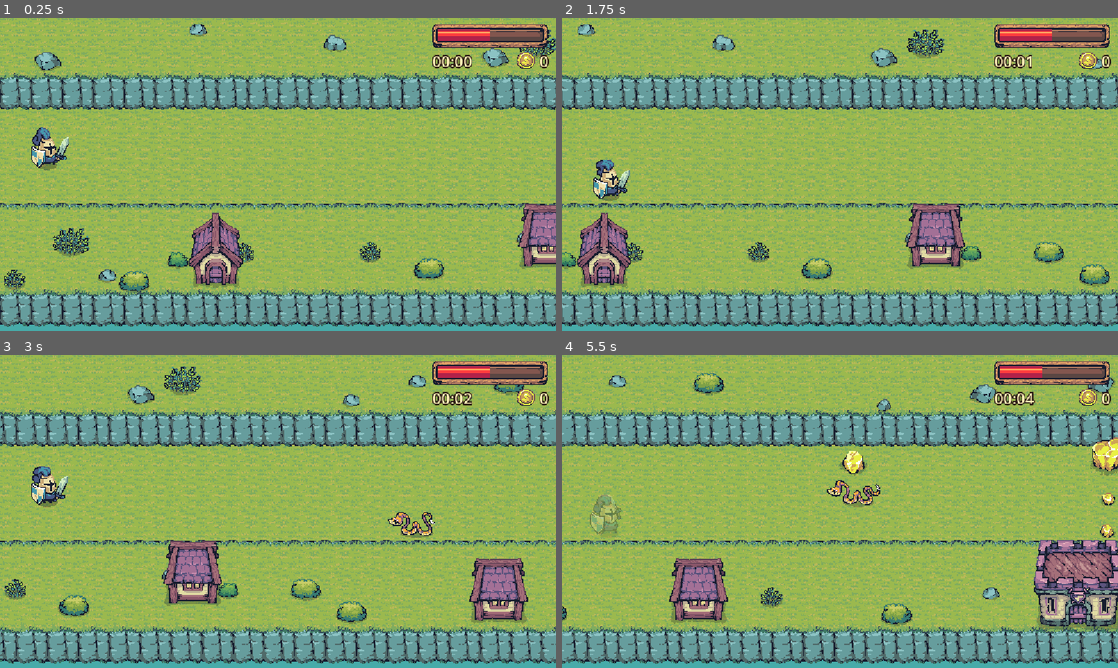
Above: before the commit, frames 1-4 (two rows, left to right).
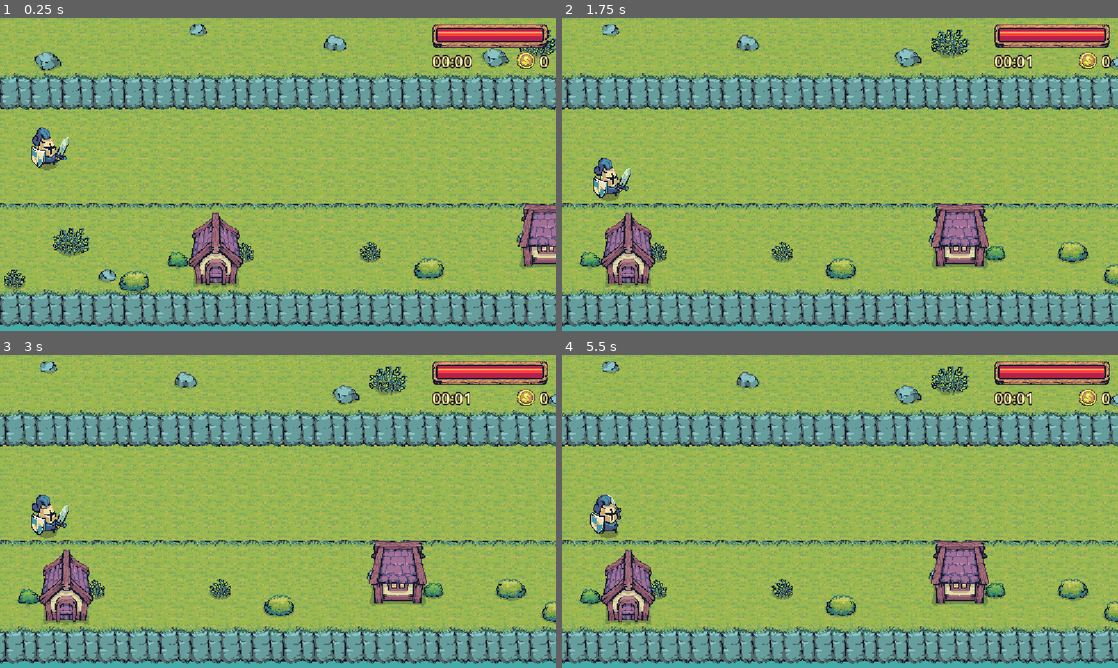
Above: after the commit, the same moments.

Repository: interactivelabs/rhythm-game-gd
Game: Godot game, scene res://scenes/main.tscn
Two runs of this game, one before a commit and one after it. Both use one fixed random seed, a clock stepped at 60 frames per second and the inputs below. Sound files missing from this copy of the repository are replaced by a short silence.
Inputs:
- Up to frame 1 (0.25 s): no input
- Up to frame 2 (1.75 s): hold D (move_right) 0.53-1.28 s; hold Space (attack) 0.53-1.28 s; hold S (move_down) from 1.28 s (still down); tap Space (attack) at 1.35 s
- Up to frame 3 (3 s): release S (move_down) at 2.03 s; hold D (move_right) 2.03-2.78 s; hold Space (attack) 2.03-2.78 s; hold W (move_up) from 2.78 s (still down); tap Space (attack) at 2.85 s
- Up to frame 4 (5.5 s): release W (move_up) at 3.53 s; hold Space (attack) 3.53-4.28 s; hold S (move_down) from 3.53 s (still down); tap Space (attack) at 4.35 s; hold Space (attack) from 5.03 s (still down)

The runs differ from the first frame. In frame 1, 0.4% of the frame differs, in the area x 88-98%, y 3-8%; in frame 2, 54%; in frame 3, 58%; in frame 4, 59%, in the area x 0-100%, y 0-99%.

Commit message:
Added music

Diff:
--- /dev/null
+++ b/default_bus_layout.tres
@@ -0,0 +1,14 @@
+[gd_resource type="AudioBusLayout" format=3 uid="uid://csolgy1s634bn"]
+
+[sub_resource type="AudioEffectPitchShift" id="music_pitch_shift"]
+resource_name = "PitchShift"
+
+[resource]
+bus/1/name = &"Music"
+bus/1/solo = false
+bus/1/mute = false
+bus/1/bypass_fx = false
+bus/1/volume_db = 0.0
+bus/1/send = &"Master"
+bus/1/effect/0/effect = SubResource("music_pitch_shift")
+bus/1/effect/0/enabled = true
--- a/scenes/main.tscn
+++ b/scenes/main.tscn
@@ -10,15 +10,7 @@
 [ext_resource type="Resource" uid="uid://bjruacs2ld1nb" path="res://resources/decorations/bottom_buildings.tres" id="6_bld"]
 [ext_resource type="Script" uid="uid://cft6witr1ncgq" path="res://scripts/world_scroll_parallax.gd" id="7_scroll"]
 [ext_resource type="Script" uid="uid://bbofnv3cnfrax" path="res://scripts/pickup_data.gd" id="8_0ld40"]
-[ext_resource type="Script" path="res://scripts/pickup_pool.gd" id="8_pick"]
-[ext_resource type="PackedScene" path="res://scenes/pickup.tscn" id="12_pickup_scene"]
-[ext_resource type="Script" path="res://scripts/enemy_pool.gd" id="13_enemy_pool"]
-[ext_resource type="PackedScene" path="res://scenes/enemy.tscn" id="14_enemy_scene"]
-[ext_resource type="Script" path="res://scripts/enemy_data.gd" id="15_enemy_data"]
-[ext_resource type="Resource" path="res://resources/enemies/snake.tres" id="16_snake"]
-[ext_resource type="Resource" path="res://resources/enemies/thief.tres" id="16_thief"]
-[ext_resource type="Resource" path="res://resources/enemies/bear.tres" id="16_bear"]
-[ext_resource type="Script" path="res://scripts/lane_director.gd" id="17_director"]
+[ext_resource type="Script" uid="uid://dhoyfaimgbmx1" path="res://scripts/pickup_pool.gd" id="8_pick"]
 [ext_resource type="Resource" uid="uid://cu1pkltu175n7" path="res://resources/pickups/gold_1.tres" id="9_gold_1"]
 [ext_resource type="Resource" uid="uid://3kol4fxn1rpn" path="res://resources/pickups/gold_2.tres" id="9_gold_2"]
 [ext_resource type="Resource" uid="uid://bni7uif0sqld7" path="res://resources/pickups/gold_3.tres" id="9_gold_3"]
@@ -27,6 +19,16 @@
 [ext_resource type="Resource" uid="uid://w6yl1p0jh6lb" path="res://resources/pickups/gold_6.tres" id="9_gold_6"]
 [ext_resource type="Resource" path="res://resources/pickups/meat.tres" id="9_meat"]
 [ext_resource type="PackedScene" uid="uid://cli1v0jspfsiw" path="res://scenes/ui/hud.tscn" id="11_hud"]
+[ext_resource type="PackedScene" path="res://scenes/pickup.tscn" id="12_pickup_scene"]
+[ext_resource type="Script" uid="uid://du6vu4ajhwrw3" path="res://scripts/enemy_pool.gd" id="13_enemy_pool"]
+[ext_resource type="PackedScene" uid="uid://bdkks35xowd7q" path="res://scenes/enemy.tscn" id="14_enemy_scene"]
+[ext_resource type="Script" uid="uid://d362nj2bx5gre" path="res://scripts/enemy_data.gd" id="15_enemy_data"]
+[ext_resource type="Resource" path="res://resources/enemies/bear.tres" id="16_bear"]
+[ext_resource type="Resource" path="res://resources/enemies/snake.tres" id="16_snake"]
+[ext_resource type="Resource" path="res://resources/enemies/thief.tres" id="16_thief"]
+[ext_resource type="Script" uid="uid://xwgug588qvmy" path="res://scripts/lane_director.gd" id="17_director"]
+[ext_resource type="Script" uid="uid://sp7ddxj0xo32" path="res://scripts/music.gd" id="18_music"]
+[ext_resource type="AudioStream" uid="uid://bgw1tmy1lc2no" path="res://assets/Music/zara-larsson-lush-life.mp3" id="19_song"]
 
 [node name="main" type="Node2D" unique_id=277463119]
 script = ExtResource("1_sugp2")
@@ -60,18 +62,18 @@
 [node name="Pickups" type="Node2D" parent="." unique_id=1088033117 node_paths=PackedStringArray("player")]
 y_sort_enabled = true
 script = ExtResource("8_pick")
+pickups = Array[ExtResource("8_0ld40")]([ExtResource("9_gold_1"), ExtResource("9_gold_2"), ExtResource("9_gold_3"), ExtResource("9_gold_4"), ExtResource("9_gold_5"), ExtResource("9_gold_6"), ExtResource("9_meat")])
 item_scene = ExtResource("12_pickup_scene")
-pickups = Array[ExtResource("8_0ld40")]([ExtResource("9_gold_1"), ExtResource("9_gold_2"), ExtResource("9_gold_3"), ExtResource("9_gold_4"), ExtResource("9_gold_5"), ExtResource("9_gold_6"), ExtResource("9_meat")])
 player = NodePath("../Player")
 
-[node name="Enemies" type="Node2D" parent="." node_paths=PackedStringArray("player")]
+[node name="Enemies" type="Node2D" parent="." unique_id=1495629785 node_paths=PackedStringArray("player")]
 y_sort_enabled = true
 script = ExtResource("13_enemy_pool")
 enemies = Array[ExtResource("15_enemy_data")]([ExtResource("16_snake"), ExtResource("16_thief"), ExtResource("16_bear")])
 item_scene = ExtResource("14_enemy_scene")
 player = NodePath("../Player")
 
-[node name="LaneDirector" type="Node" parent="." node_paths=PackedStringArray("pickups", "enemies")]
+[node name="LaneDirector" type="Node" parent="." unique_id=2121571812 node_paths=PackedStringArray("pickups", "enemies")]
 script = ExtResource("17_director")
 pickups = NodePath("../Pickups")
 enemies = NodePath("../Enemies")
@@ -96,3 +98,8 @@
 tile_layer = NodePath("../TerrainGround/Ground")
 
 [node name="HUD" parent="." unique_id=2098785814 instance=ExtResource("11_hud")]
+
+[node name="Music" type="AudioStreamPlayer" parent="." unique_id=1417023219]
+stream = ExtResource("19_song")
+bus = &"Music"
+script = ExtResource("18_music")
--- a/scripts/game_manager.gd
+++ b/scripts/game_manager.gd
@@ -6,8 +6,11 @@
 signal health_changed(health: int, max_health: int)
 ## Emitted once per whole second of run time (not every frame).
 signal run_seconds_changed(seconds: int)
-## Emitted when health reaches 0: the world stops and the run is over.
-signal run_ended
+## Emitted when the run starts (the player pressed right).
+signal run_started
+## Emitted when the run is over and the world stops. completed = true when the
+## level was finished (the song ended), false when health reached 0.
+signal run_ended(completed: bool)
 
 ## Tilemap rows of the canyon the player can move between (top to bottom).
 const LANE_ROWS: Array[int] = [3, 4, 5]
@@ -18,7 +21,7 @@
 const LANE_Y_OFFSET := -15.0
 ## Starting speed (pixels/second) at which the world scrolls right-to-left.
 const BASE_SCROLL_SPEED := 300.0
-const START_HEALTH := 50
+const START_HEALTH := 100
 const MAX_HEALTH := 100
 
 ## Current world scroll speed in pixels/second. Everything that fakes forward
@@ -34,11 +37,13 @@
 ## collected pickups). 1 = normal, 2 = speed ramps up twice as fast, 0 = the
 ## world never speeds up. Exported so it shows in the Remote inspector while
 ## testing.
-@export_range(0.0, 10.0, 0.05, "or_greater") var speed_scaling: float = 2.0
+@export_range(0.0, 10.0, 0.05, "or_greater") var speed_scaling: float = 1.0
 ## True once the player has started the run (pressed right), until it ends.
 var is_running := false
-## True once the run has ended (health reached 0). A new run needs a restart.
+## True once the run has ended (finished or died). A new run needs a restart.
 var is_over := false
+## True if the run ended by finishing the level (the song played to the end).
+var level_completed := false
 ## Points from collected gold.
 var score := 0
 var health := START_HEALTH
@@ -64,16 +69,24 @@
 		return
 	is_running = true
 	scroll_speed = BASE_SCROLL_SPEED
+	run_started.emit()
+
+
+## The level was finished (the song ended).
+func complete_level() -> void:
+	end_run(true)
 
 
 ## Ends the run: the world stops scrolling and the run timer freezes.
-func end_run() -> void:
+## completed = true if the level was finished, false if the player died.
+func end_run(completed := false) -> void:
 	if not is_running:
 		return
 	is_running = false
 	is_over = true
+	level_completed = completed
 	scroll_speed = 0.0
-	run_ended.emit()
+	run_ended.emit(completed)
 
 
 func add_score(amount: int) -> void:
--- /dev/null
+++ b/scripts/music.gd
@@ -0,0 +1,101 @@
+extends AudioStreamPlayer
+## The level's song. It starts with the run, plays faster as the world speeds
+## up, and when it ends the level is complete (GameManager.complete_level()).
+##
+## Tempo curve: the song follows the world's speed-up in a straight line at
+## first (tempo_influence of the level's increase), then eases off more and
+## more as it approaches max_tempo, which it never passes. The world itself
+## keeps speeding up without limit; only the song levels off.
+##
+## Speeding audio up also raises its pitch. With keep_original_pitch, the
+## PitchShift effect on this player's bus (default_bus_layout.tres) shifts it
+## back down by the same amount, so the song gets faster but stays in key.
+## Turn it off for the classic arcade "chipmunk" speed-up.
+
+## Keep the song in key as it speeds up (uses the bus's PitchShift effect).
+## Can be toggled while the game runs (Remote inspector) to compare.
+@export var keep_original_pitch: bool = true:
+	set(value):
+		keep_original_pitch = value
+		_apply_pitch_mode()
+## How strongly the song follows the world's speed-up at first.
+## 0.3 = the level speeding up by 10% speeds the song up by 3%.
+@export_range(0.0, 1.0, 0.05) var tempo_influence: float = 0.3
+## Fastest the song will ever play (1.6 = 60% faster than normal). It gets
+## close to this gradually and never goes past it.
+@export_range(1.0, 4.0, 0.05) var max_tempo: float = 1.6
+
+var _pitch_shift: AudioEffectPitchShift
+var _bus_index := -1
+var _effect_index := -1
+
+
+func _ready() -> void:
+	_find_pitch_shift()
+	_apply_pitch_mode()
+	finished.connect(_on_finished)
+	GameManager.run_started.connect(_on_run_started)
+	GameManager.run_ended.connect(_on_run_ended)
+	GameManager.scroll_speed_changed.connect(_on_scroll_speed_changed)
+
+
+## Playback rate for a given world speed (1 = normal tempo).
+## Straight line with slope tempo_influence near the start, then bends smoothly
+## towards max_tempo (tanh: linear at first, flattening into a ceiling).
+func rate_for_speed(speed: float) -> float:
+	var level_increase := speed / GameManager.BASE_SCROLL_SPEED - 1.0
+	var headroom := max_tempo - 1.0
+	if headroom <= 0.0 or level_increase <= 0.0:
+		return 1.0
+	return 1.0 + headroom * tanh(level_increase * tempo_influence / headroom)
+
+
+## How far into the song we are, 0-1 (handy for a progress bar later).
+func progress() -> float:
+	if stream == null or stream.get_length() <= 0.0:
+		return 0.0
+	return get_playback_position() / stream.get_length()
+
+
+func _on_run_started() -> void:
+	_on_scroll_speed_changed(GameManager.scroll_speed)
+	play()
+
+
+func _on_scroll_speed_changed(speed: float) -> void:
+	if speed <= 0.0:
+		return # world stopped (before start / after the end): leave tempo alone
+	var rate := rate_for_speed(speed)
+	pitch_scale = rate
+	if _pitch_shift:
+		_pitch_shift.pitch_scale = 1.0 / rate
+
+
+func _on_finished() -> void:
+	GameManager.complete_level()
+
+
+func _on_run_ended(completed: bool) -> void:
+	if not completed:
+		stop()
+
+
+## Finds the PitchShift effect on this player's bus (see default_bus_layout.tres).
+func _find_pitch_shift() -> void:
+	_bus_index = AudioServer.get_bus_index(bus)
+	if _bus_index < 0:
+		return
+	for i in AudioServer.get_bus_effect_count(_bus_index):
+		var effect := AudioServer.get_bus_effect(_bus_index, i)
+		if effect is AudioEffectPitchShift:
+			_pitch_shift = effect
+			_effect_index = i
+			return
+	if keep_original_pitch:
+		push_warning("%s: bus '%s' has no PitchShift effect; pitch will rise with tempo." % [name, bus])
+
+
+## Enables or disables the PitchShift effect to match keep_original_pitch.
+func _apply_pitch_mode() -> void:
+	if _effect_index >= 0:
+		AudioServer.set_bus_effect_enabled(_bus_index, _effect_index, keep_original_pitch)
Not shown, added: assets/Music/zara-larsson-lush-life.mp3.import
Not shown, added: scripts/music.gd.uid
Not shown, added: assets/Music/zara-larsson-lush-life.mp3
